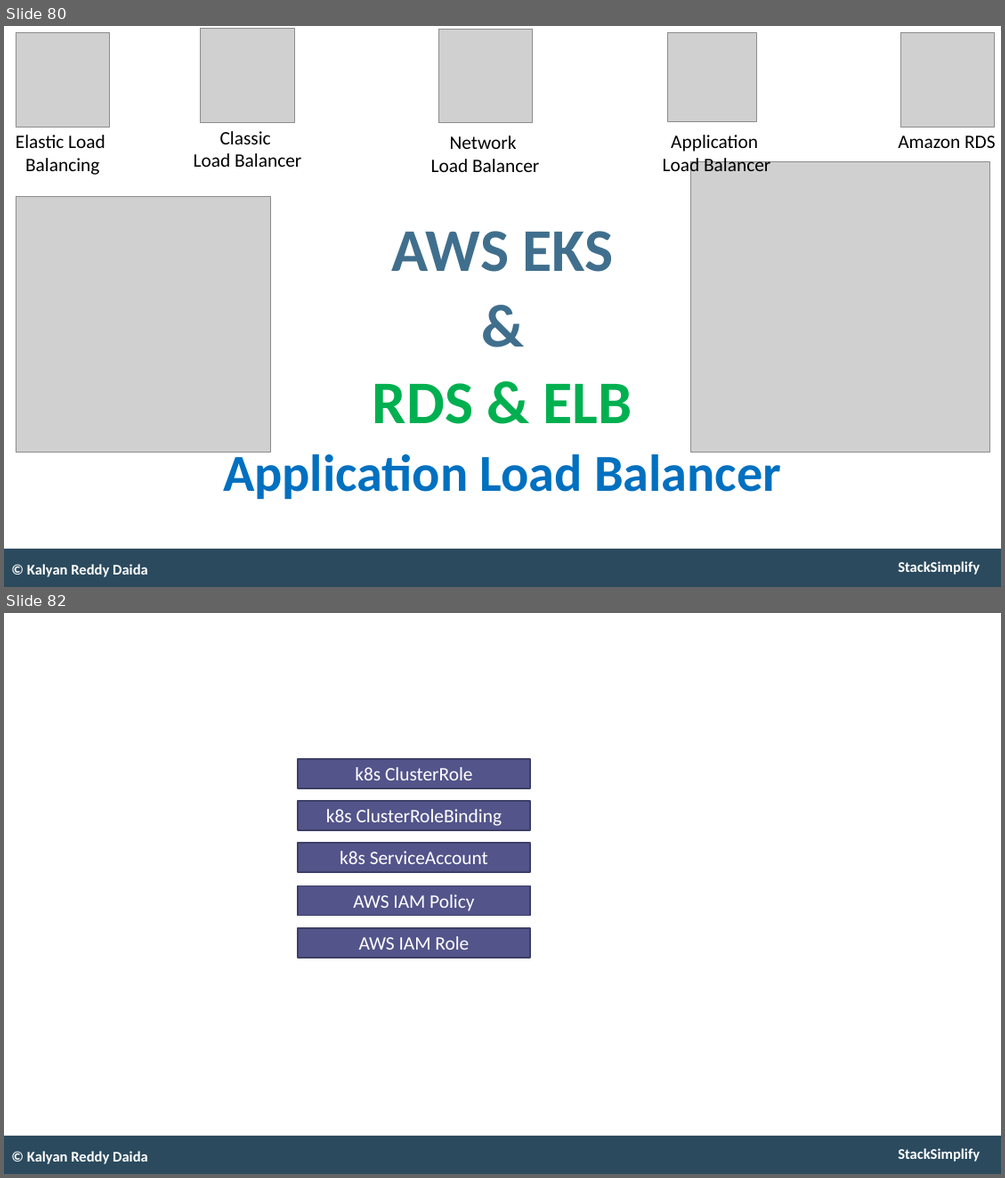
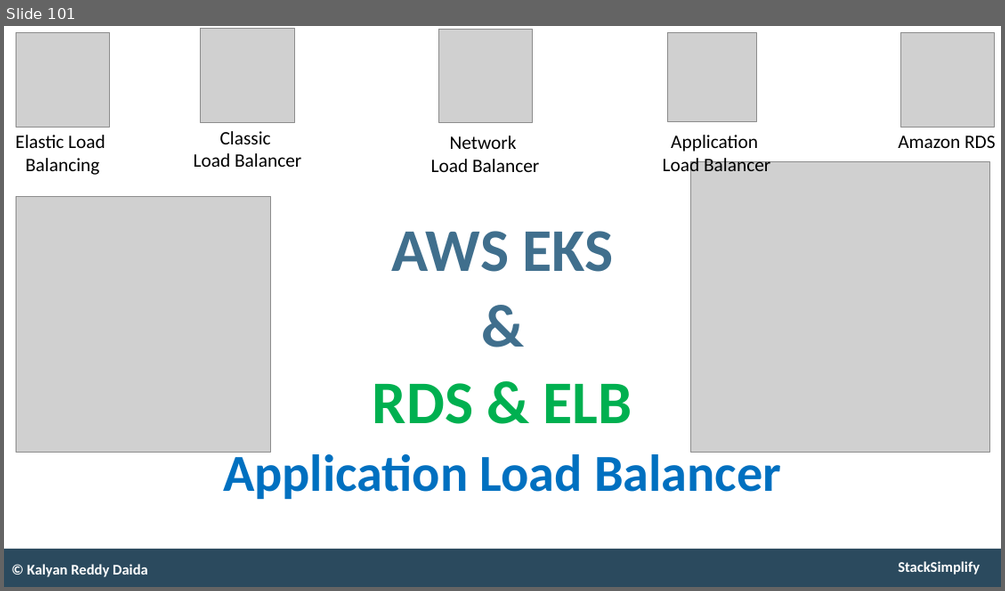
Before and after one commit to talvionyx/aws-eks-kubernetes-masterclass, a slide deck: presentation/AWS-Fargate-and-EKS-Masterclass.pptx. Shown one above the other, each under a label of ours: slides 80 and 82 before the commit, slide 101 after it; the slides between them are not shown. The pictures are 1005x1178 and 1005x591 pixels, drawn with LibreOffice and Linux fonts; fonts in the diff are those of the drawing; grey boxes stand for pictures. Boxes give left, top, right and bottom in pixels: in the first picture for what was removed or moved away, otherwise in the second. Text is boxed around its words. In the diff, an @@ line names an element or a change of style, - is before the commit and + after.

```diff
--- a/presentation/AWS-Fargate-and-EKS-Masterclass.pptx
+++ b/presentation/AWS-Fargate-and-EKS-Masterclass.pptx
@@ slide 82 removed at (x1=4, y1=613, x2=1001, y2=1174), background #FFFFFF; not listed: 2 template elements that a slide beside it also shows @@
@@ rectangle removed at (x1=298, y1=759, x2=531, y2=788) @@
-k8s ClusterRole
@@ rectangle removed at (x1=298, y1=801, x2=531, y2=830) @@
-k8s ClusterRoleBinding
@@ rectangle removed at (x1=298, y1=843, x2=531, y2=871) @@
-k8s ServiceAccount
@@ rectangle removed at (x1=298, y1=886, x2=531, y2=916) @@
-AWS IAM Policy
@@ rectangle removed at (x1=298, y1=928, x2=531, y2=957) @@
-AWS IAM Role
@@ text removed at (x1=27, y1=1151, x2=148, y2=1164) @@
-© Kalyan Reddy Daida
@@ what was slide 80 is now slide 101 @@
```
Also in this commit, not shown: 9 slides changed, 21 slides added, 4 other slides removed, 1 other file.
